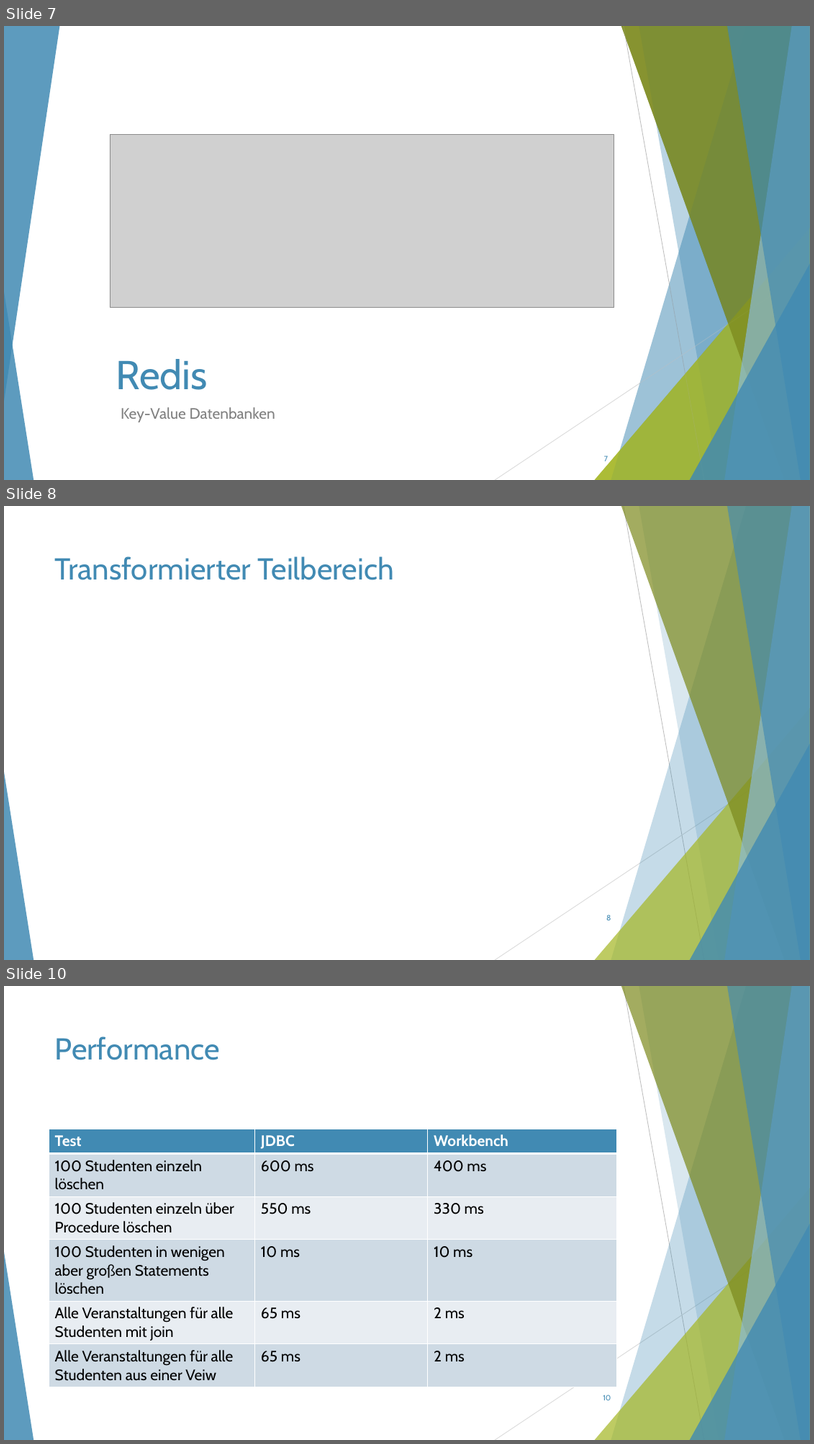
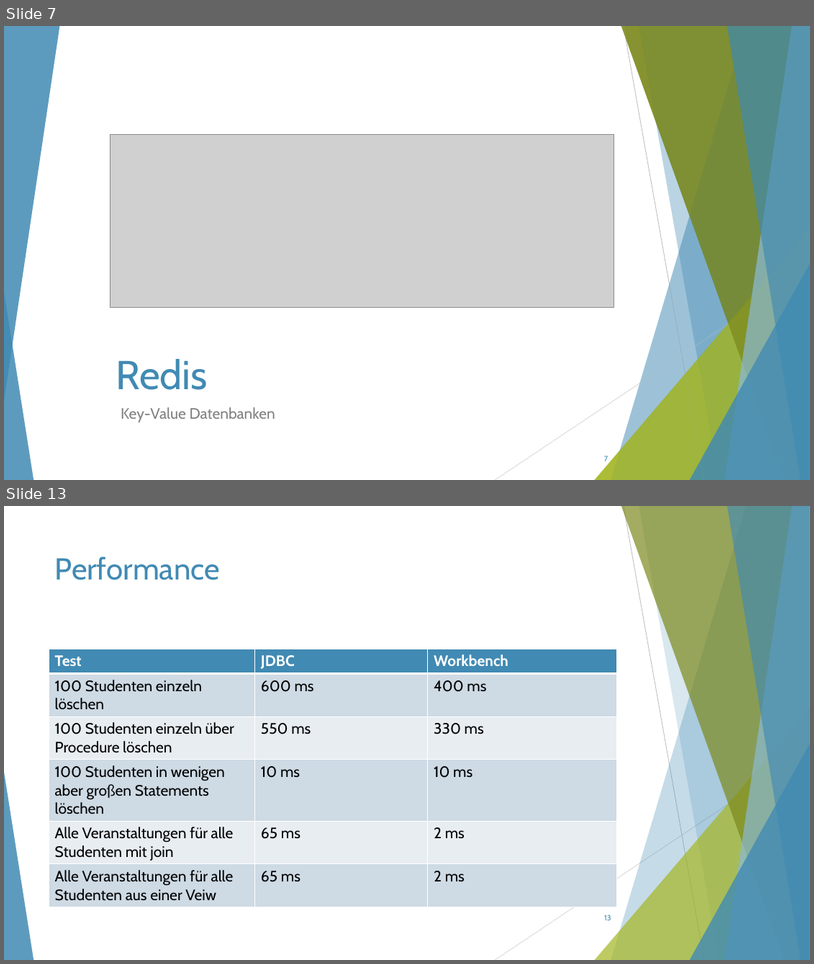
Before and after one commit to ThorbenKonopka/ModerneDB, a slide deck: Präsentation.pptx. Shown one above the other, each under a label of ours: slides 7, 8 and 10 before the commit, slides 7 and 13 after it; the slides between them are not shown. The pictures are 814x1444 and 814x964 pixels, drawn with LibreOffice and Linux fonts; fonts in the diff are those of the drawing; grey boxes stand for pictures. Boxes give left, top, right and bottom in pixels: in the first picture for what was removed or moved away, otherwise in the second. Text is boxed around its words. In the diff, an @@ line names an element or a change of style, - is before the commit and + after.

```diff
--- a/Präsentation.pptx
+++ b/Präsentation.pptx
@@ slide 8 removed at [4, 506, 810, 960], background #FFFFFF; not listed: 10 template elements that a slide beside it also shows @@
@@ title removed at [55, 556, 394, 580] @@
-Transformierter Teilbereich
@@ page number removed at [607, 914, 611, 920] @@
-8
@@ what was slide 10 is now slide 13 @@
@@ page number at [604, 914, 611, 920]: text changed @@
-10
+13
```
Also in this commit, not shown: 2 slides changed, 9 slides added, 2 other slides removed.
